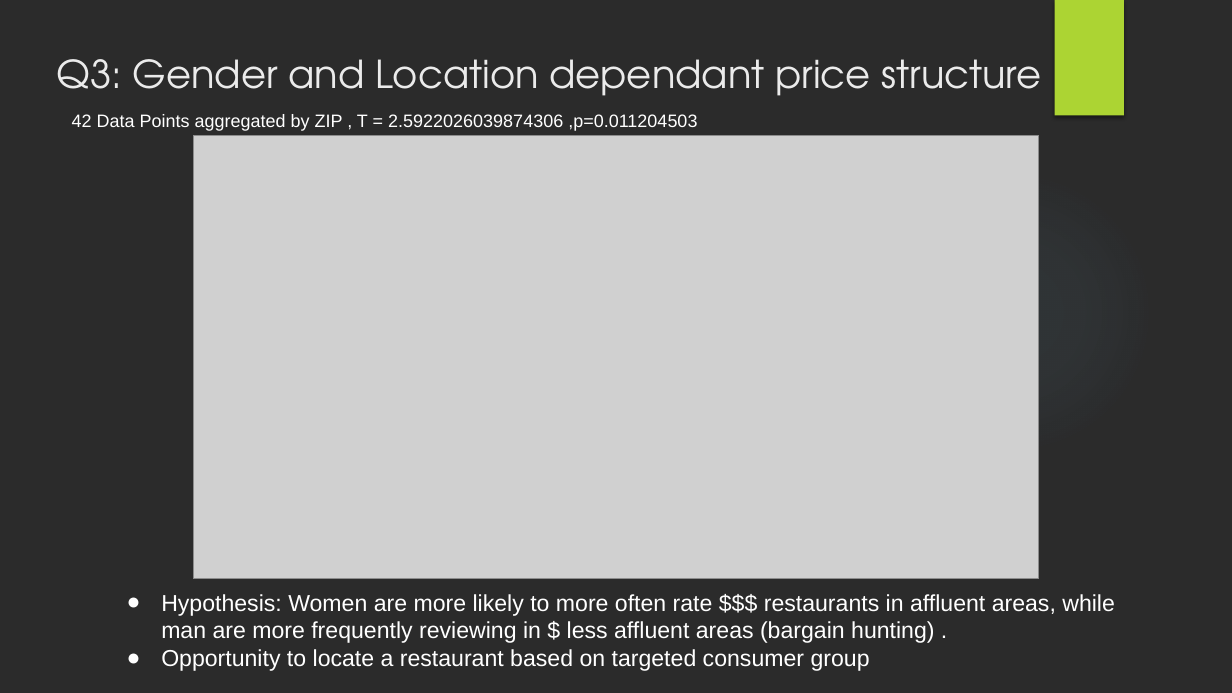
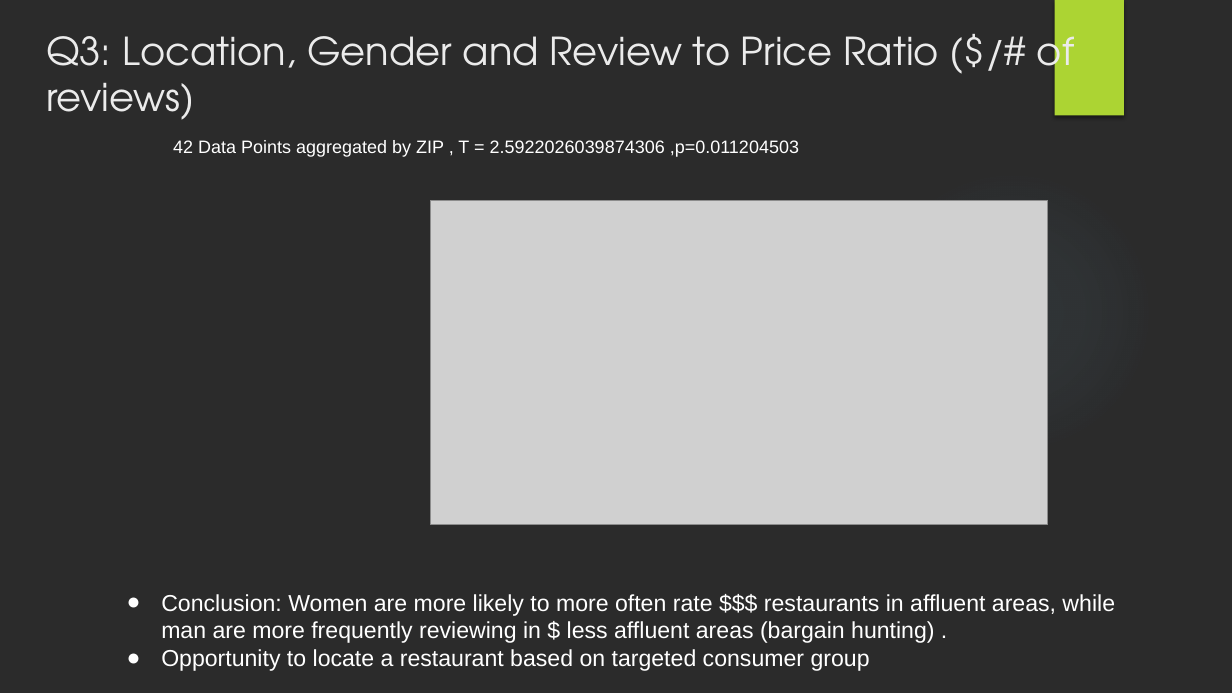
Before and after one commit to DutchDS/Project-1, a slide deck: slide 13 of Presentation.pptx. Drawn at 1232x693 pixels with LibreOffice and Linux fonts; fonts in the diff are those of the drawing; grey boxes stand for pictures; background and template pictures are left out; a plain dark background stands for a picture behind light text. Boxes give left, top, right and bottom in pixels: in the first picture for what was removed or moved away, otherwise in the second. Text is boxed around its words. In the diff, an @@ line names an element or a change of style, - is before the commit and + after.

```diff
--- a/Presentation.pptx
+++ b/Presentation.pptx
@@ title at bbox=[46, 25, 1074, 120]: text changed @@
-Q3: Gender and Location dependant price structure
+Q3: Location, Gender and Review to Price Ratio ($/# of reviews)
@@ text "42 Data Points aggregated by ...": place and size @@
-text "42 Data Points aggregated by ..." at bbox=[72, 114, 697, 131]
+text "42 Data Points aggregated by ..." at bbox=[173, 140, 799, 157]
@@ picture: place and size @@
-picture at bbox=[193, 135, 1039, 579]
+picture at bbox=[431, 201, 1049, 525]
@@ text at bbox=[161, 594, 1115, 643]: text changed @@
-● Hypothesis: Women are more likely to more often rate $$$ restaurants in affluent areas, while man are more frequently reviewing in $ less affluent areas (bargain hunting) .
+● Conclusion: Women are more likely to more often rate $$$ restaurants in affluent areas, while man are more frequently reviewing in $ less affluent areas (bargain hunting) .
```
Also in this commit, not shown: 4 other slides changed, 4 other files.
